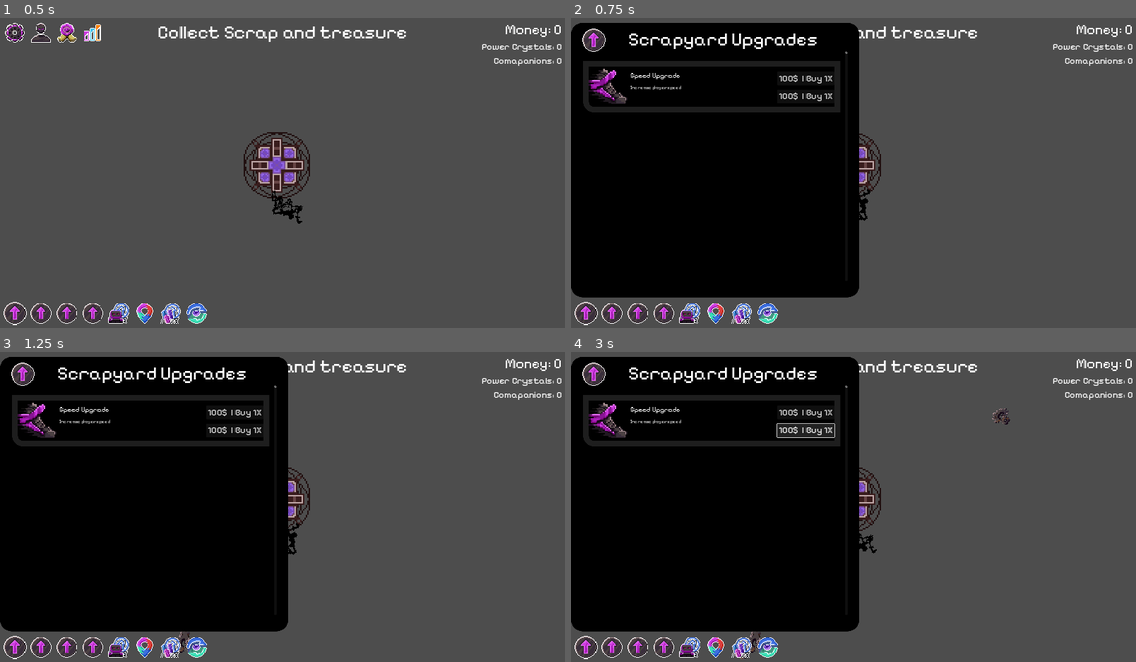
Above: before the commit, frames 1-4 (two rows, left to right).
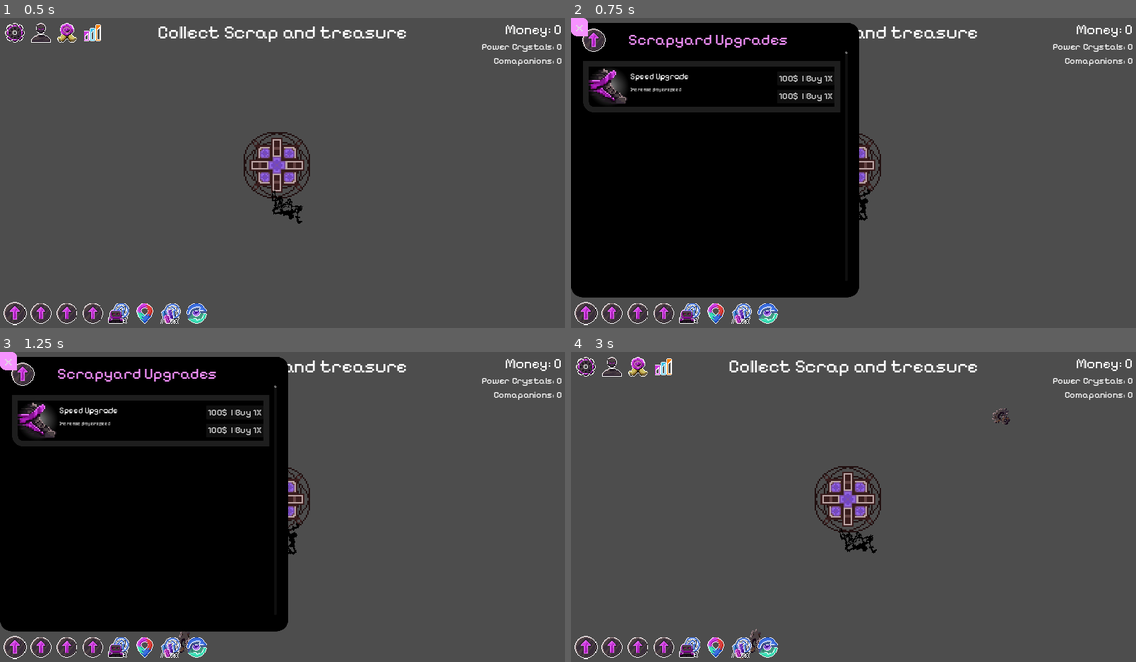
Above: after the commit, the same moments.

Repository: NathanHeaton/Robo-revolution
Game: Godot game, scene res://main.tscn
Same seed, same stepped clock (60 frames per second), same inputs: the game is played once before the commit and once after it.
Inputs (mouse positions are in pixels of both pictures, inside the frame that each line leads up to):
- Up to frame 1 (0.5 s): no input
- Up to frame 2 (0.75 s): click (587, 312) at 0.5 s
- Up to frame 3 (1.25 s): no input
- Up to frame 4 (3 s): click "100$ | Buy 1X" at 1.25 s; click (582, 361) at 2 s, where only the run after the commit has a clickable "x"; click (808, 429) at 2.75 s, where only the run before the commit has a clickable "100$ | Buy 1X"

Frame 1 is identical in both runs. In frame 2, 1.3% of the frame differs, in the area x 0-44%, y 0-28%; in frame 3, 1.3%; in frame 4, 45%, in the area x 0-51%, y 1-91%.

Commit message:
added back button and made toggle functionality added glow background to upgrade sprite

Diff:
--- a/robo-revolution/hud.gd
+++ b/robo-revolution/hud.gd
@@ -32,8 +32,14 @@
 
 
 func _on_scrapyard_upgrades_toggled(toggled_on: bool) -> void:
-	print(toggled_on)
+
 	if(toggled_on):
 		$Scrapyard_upgrade_panel.show()
 	else:
 		$Scrapyard_upgrade_panel.hide()
+
+
+func _on_scrapyard_close_button_pressed() -> void:
+	# close the scrapyard upgarde panel
+	$MarginContainer/upgrades_Locations_nav/Scrapyard_Upgrades.button_pressed = false
+	$MarginContainer/upgrades_Locations_nav/Scrapyard_Upgrades.emit_signal("toggled", false)
--- a/robo-revolution/hud.tscn
+++ b/robo-revolution/hud.tscn
@@ -1,10 +1,11 @@
-[gd_scene load_steps=23 format=3 uid="uid://3pke8c3v8xbd"]
+[gd_scene load_steps=25 format=3 uid="uid://3pke8c3v8xbd"]
 
 [ext_resource type="Script" path="res://hud.gd" id="1_qb4pq"]
 [ext_resource type="FontFile" uid="uid://battadr66q4dj" path="res://assets/Fonts/PixelifySans-VariableFont_wght.ttf" id="2_31lgq"]
 [ext_resource type="Texture2D" uid="uid://b5fqnhsorrxyf" path="res://assets/top_nav_icons.png" id="2_yatbj"]
 [ext_resource type="Texture2D" uid="uid://bisrwqsp3i7ac" path="res://assets/upgrade_icons.png" id="3_80ti6"]
 [ext_resource type="Texture2D" uid="uid://bictl1ubjaau0" path="res://assets/Basic Items.png" id="5_xomnu"]
+[ext_resource type="Texture2D" uid="uid://emau8dp4fqpx" path="res://assets/Glow_Background.png" id="6_f8eli"]
 
 [sub_resource type="AtlasTexture" id="AtlasTexture_p0poq"]
 atlas = ExtResource("2_yatbj")
@@ -64,6 +65,11 @@
 [sub_resource type="AtlasTexture" id="AtlasTexture_psalp"]
 atlas = ExtResource("3_80ti6")
 region = Rect2(0, 0, 32, 32)
+
+[sub_resource type="StyleBoxFlat" id="StyleBoxFlat_j4ens"]
+bg_color = Color(0.964706, 0.572549, 1, 1)
+corner_radius_top_right = 20
+corner_radius_bottom_left = 20
 
 [sub_resource type="StyleBoxFlat" id="StyleBoxFlat_m04em"]
 bg_color = Color(0.117647, 0.117647, 0.117647, 1)
@@ -283,9 +289,22 @@
 
 [node name="Title" type="Label" parent="Scrapyard_upgrade_panel/MarginContainer/Title_Bar"]
 layout_mode = 2
-theme_override_fonts/font = ExtResource("2_31lgq")
-theme_override_font_sizes/font_size = 64
+theme_override_colors/font_color = Color(0.964706, 0.572549, 1, 1)
+theme_override_fonts/font = ExtResource("2_31lgq")
+theme_override_font_sizes/font_size = 54
 text = "Scrapyard Upgrades"
+
+[node name="Scrapyard_Close_Button" type="Button" parent="Scrapyard_upgrade_panel/MarginContainer"]
+top_level = true
+z_index = 2
+z_as_relative = false
+custom_minimum_size = Vector2(60, 60)
+layout_mode = 2
+size_flags_horizontal = 8
+size_flags_vertical = 0
+theme_override_font_sizes/font_size = 50
+theme_override_styles/normal = SubResource("StyleBoxFlat_j4ens")
+text = "x"
 
 [node name="Upgrades_Section_Scrapyard" type="VBoxContainer" parent="Scrapyard_upgrade_panel/MarginContainer"]
 layout_mode = 2
@@ -329,44 +348,58 @@
 theme_override_constants/margin_right = 20
 theme_override_constants/margin_bottom = 20
 
-[node name="Panel" type="Panel" parent="Scrapyard_upgrade_panel/MarginContainer/Upgrades_Section_Scrapyard/MarginContainer/VScrollBar/Upgrades/Speed_Upgrade/MarginContainer"]
+[node name="Speed_Upgarde_Content_Panel" type="Panel" parent="Scrapyard_upgrade_panel/MarginContainer/Upgrades_Section_Scrapyard/MarginContainer/VScrollBar/Upgrades/Speed_Upgrade/MarginContainer"]
 layout_mode = 2
 theme_override_styles/panel = SubResource("StyleBoxFlat_yogin")
 
-[node name="HBoxContainer" type="HBoxContainer" parent="Scrapyard_upgrade_panel/MarginContainer/Upgrades_Section_Scrapyard/MarginContainer/VScrollBar/Upgrades/Speed_Upgrade/MarginContainer/Panel"]
-layout_mode = 1
-anchors_preset = 15
-anchor_right = 1.0
-anchor_bottom = 1.0
-grow_horizontal = 2
-grow_vertical = 2
-
-[node name="TextureRect" type="TextureRect" parent="Scrapyard_upgrade_panel/MarginContainer/Upgrades_Section_Scrapyard/MarginContainer/VScrollBar/Upgrades/Speed_Upgrade/MarginContainer/Panel/HBoxContainer"]
+[node name="Speed_Upgarde_Content" type="HBoxContainer" parent="Scrapyard_upgrade_panel/MarginContainer/Upgrades_Section_Scrapyard/MarginContainer/VScrollBar/Upgrades/Speed_Upgrade/MarginContainer/Speed_Upgarde_Content_Panel"]
+layout_mode = 1
+anchors_preset = 15
+anchor_right = 1.0
+anchor_bottom = 1.0
+grow_horizontal = 2
+grow_vertical = 2
+
+[node name="Speed_Upgrade_Icon" type="TextureRect" parent="Scrapyard_upgrade_panel/MarginContainer/Upgrades_Section_Scrapyard/MarginContainer/VScrollBar/Upgrades/Speed_Upgrade/MarginContainer/Speed_Upgarde_Content_Panel/Speed_Upgarde_Content"]
+z_as_relative = false
 layout_mode = 2
 size_flags_horizontal = 4
 texture = SubResource("AtlasTexture_ss25v")
 expand_mode = 3
 
-[node name="VBoxContainer" type="VBoxContainer" parent="Scrapyard_upgrade_panel/MarginContainer/Upgrades_Section_Scrapyard/MarginContainer/VScrollBar/Upgrades/Speed_Upgrade/MarginContainer/Panel/HBoxContainer"]
+[node name="Background_Glow" type="TextureRect" parent="Scrapyard_upgrade_panel/MarginContainer/Upgrades_Section_Scrapyard/MarginContainer/VScrollBar/Upgrades/Speed_Upgrade/MarginContainer/Speed_Upgarde_Content_Panel/Speed_Upgarde_Content/Speed_Upgrade_Icon"]
+modulate = Color(1, 1, 1, 0.72549)
+show_behind_parent = true
+z_as_relative = false
+layout_mode = 1
+anchors_preset = 15
+anchor_right = 1.0
+anchor_bottom = 1.0
+grow_horizontal = 2
+grow_vertical = 2
+texture = ExtResource("6_f8eli")
+expand_mode = 1
+
+[node name="VBoxContainer" type="VBoxContainer" parent="Scrapyard_upgrade_panel/MarginContainer/Upgrades_Section_Scrapyard/MarginContainer/VScrollBar/Upgrades/Speed_Upgrade/MarginContainer/Speed_Upgarde_Content_Panel/Speed_Upgarde_Content"]
 layout_mode = 2
 theme_override_constants/separation = 15
 
-[node name="seperator" type="Control" parent="Scrapyard_upgrade_panel/MarginContainer/Upgrades_Section_Scrapyard/MarginContainer/VScrollBar/Upgrades/Speed_Upgrade/MarginContainer/Panel/HBoxContainer/VBoxContainer"]
-layout_mode = 2
-
-[node name="Speed_Title" type="Label" parent="Scrapyard_upgrade_panel/MarginContainer/Upgrades_Section_Scrapyard/MarginContainer/VScrollBar/Upgrades/Speed_Upgrade/MarginContainer/Panel/HBoxContainer/VBoxContainer"]
-layout_mode = 2
-theme_override_fonts/font = ExtResource("2_31lgq")
-theme_override_font_sizes/font_size = 24
+[node name="seperator" type="Control" parent="Scrapyard_upgrade_panel/MarginContainer/Upgrades_Section_Scrapyard/MarginContainer/VScrollBar/Upgrades/Speed_Upgrade/MarginContainer/Speed_Upgarde_Content_Panel/Speed_Upgarde_Content/VBoxContainer"]
+layout_mode = 2
+
+[node name="Speed_Title" type="Label" parent="Scrapyard_upgrade_panel/MarginContainer/Upgrades_Section_Scrapyard/MarginContainer/VScrollBar/Upgrades/Speed_Upgrade/MarginContainer/Speed_Upgarde_Content_Panel/Speed_Upgarde_Content/VBoxContainer"]
+layout_mode = 2
+theme_override_fonts/font = ExtResource("2_31lgq")
+theme_override_font_sizes/font_size = 28
 text = "Speed Upgrade"
 
-[node name="Label" type="Label" parent="Scrapyard_upgrade_panel/MarginContainer/Upgrades_Section_Scrapyard/MarginContainer/VScrollBar/Upgrades/Speed_Upgrade/MarginContainer/Panel/HBoxContainer/VBoxContainer"]
+[node name="Speed_Description" type="Label" parent="Scrapyard_upgrade_panel/MarginContainer/Upgrades_Section_Scrapyard/MarginContainer/VScrollBar/Upgrades/Speed_Upgrade/MarginContainer/Speed_Upgarde_Content_Panel/Speed_Upgarde_Content/VBoxContainer"]
 layout_mode = 2
 theme_override_colors/font_color = Color(0.85098, 0.85098, 0.85098, 1)
 text = "Increase player speed
 "
 
-[node name="VBoxContainer" type="VBoxContainer" parent="Scrapyard_upgrade_panel/MarginContainer/Upgrades_Section_Scrapyard/MarginContainer/VScrollBar/Upgrades/Speed_Upgrade/MarginContainer/Panel"]
+[node name="VBoxContainer" type="VBoxContainer" parent="Scrapyard_upgrade_panel/MarginContainer/Upgrades_Section_Scrapyard/MarginContainer/VScrollBar/Upgrades/Speed_Upgrade/MarginContainer/Speed_Upgarde_Content_Panel"]
 layout_mode = 1
 anchors_preset = 3
 anchor_left = 1.0
@@ -379,16 +412,17 @@
 grow_vertical = 0
 theme_override_constants/separation = 15
 
-[node name="Button" type="Button" parent="Scrapyard_upgrade_panel/MarginContainer/Upgrades_Section_Scrapyard/MarginContainer/VScrollBar/Upgrades/Speed_Upgrade/MarginContainer/Panel/VBoxContainer"]
+[node name="Button" type="Button" parent="Scrapyard_upgrade_panel/MarginContainer/Upgrades_Section_Scrapyard/MarginContainer/VScrollBar/Upgrades/Speed_Upgrade/MarginContainer/Speed_Upgarde_Content_Panel/VBoxContainer"]
 layout_mode = 2
 theme_override_fonts/font = ExtResource("2_31lgq")
 theme_override_font_sizes/font_size = 32
 text = "100$  | Buy 1X"
 
-[node name="Button2" type="Button" parent="Scrapyard_upgrade_panel/MarginContainer/Upgrades_Section_Scrapyard/MarginContainer/VScrollBar/Upgrades/Speed_Upgrade/MarginContainer/Panel/VBoxContainer"]
+[node name="Button2" type="Button" parent="Scrapyard_upgrade_panel/MarginContainer/Upgrades_Section_Scrapyard/MarginContainer/VScrollBar/Upgrades/Speed_Upgrade/MarginContainer/Speed_Upgarde_Content_Panel/VBoxContainer"]
 layout_mode = 2
 theme_override_font_sizes/font_size = 32
 text = "100$  | Buy 1X"
 
 [connection signal="timeout" from="Message_Timer" to="." method="_on_message_timer_timeout"]
 [connection signal="toggled" from="MarginContainer/upgrades_Locations_nav/Scrapyard_Upgrades" to="." method="_on_scrapyard_upgrades_toggled"]
+[connection signal="pressed" from="Scrapyard_upgrade_panel/MarginContainer/Scrapyard_Close_Button" to="." method="_on_scrapyard_close_button_pressed"]
Binary file added: robo-revolution/assets/Glow_Background.png
Not shown, added: robo-revolution/assets/Glow_Background.png.import
